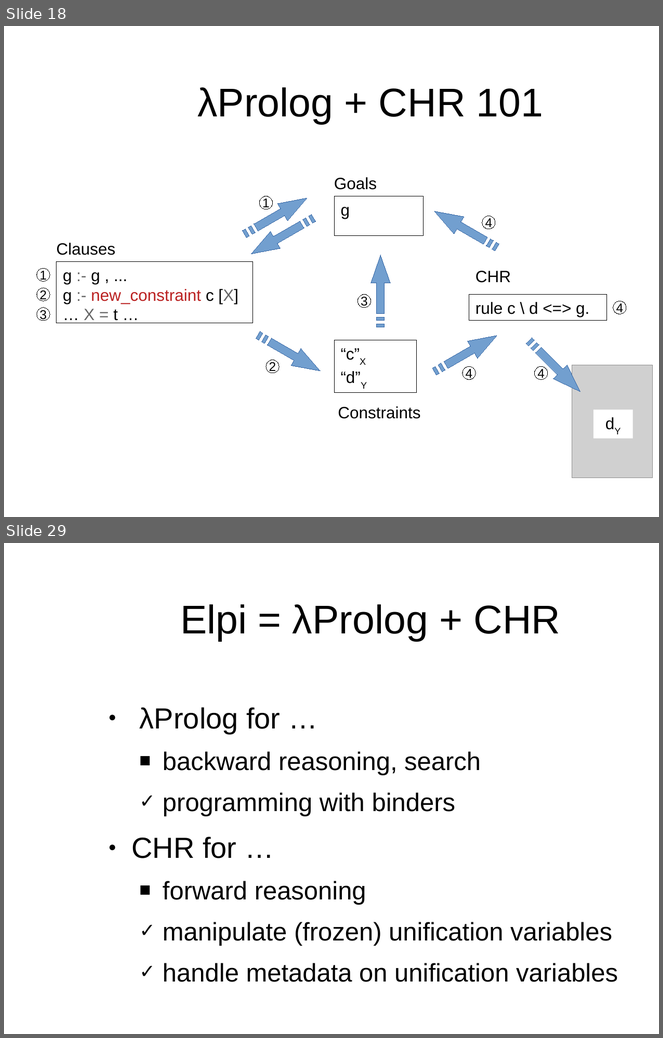
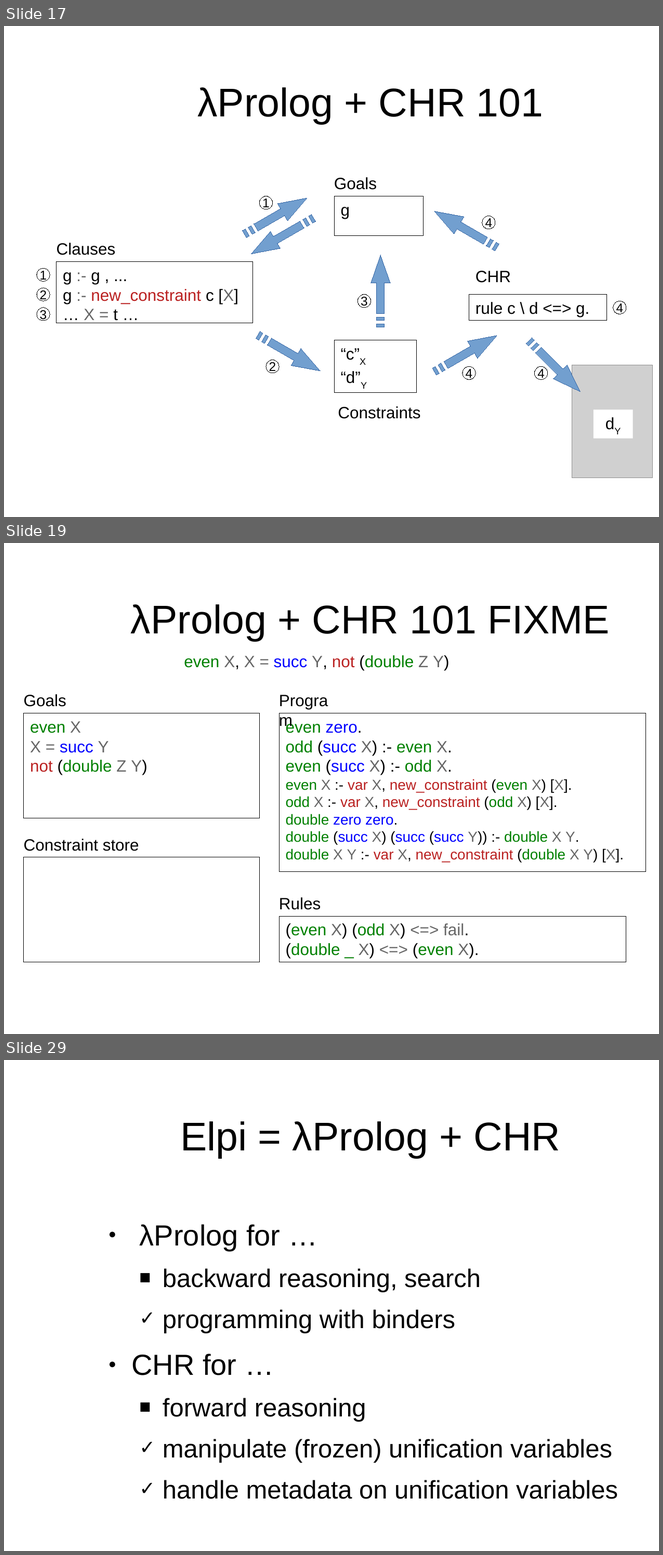
Before and after one commit to gares/mlws18, a slide deck: slides.odp. Shown one above the other, each under a label of ours: slides 18 and 29 before the commit, slides 17, 19 and 29 after it; the slides between them are not shown. The pictures are 663x1038 and 663x1555 pixels, drawn with LibreOffice and Linux fonts; fonts in the diff are those of the drawing; grey boxes stand for pictures; background and template pictures are left out. Boxes give left, top, right and bottom in pixels: in the first picture for what was removed or moved away, otherwise in the second. Text is boxed around its words. In the diff, an @@ line names an element or a change of style, - is before the commit and + after.

```diff
--- a/slides.odp
+++ b/slides.odp
@@ slide 19 added at [4, 543, 659, 1034], background #FFFFFF @@
@@ title added at [131, 604, 610, 641], 44 pt, text #000000 @@
+λProlog + CHR 101 FIXME
@@ text added at [184, 655, 450, 670], 18 pt, text #008000 @@
+even X, X = succ Y, not (double Z Y)
@@ text added at [24, 694, 66, 707], 18 pt, text #000000 @@
+Goals
@@ text added at [273, 687, 348, 730], 18 pt, text #000000 @@
+Program
@@ rectangle added at [24, 714, 259, 818], outline #000000 0 pt, 18 pt, text #008000 @@
+even X
+X = succ Y
+not (double Z Y)
@@ rectangle added at [279, 714, 646, 872], outline #000000 0 pt, 16 pt, text #008000 @@
+even zero.
+odd (succ X) :- even X.
+even (succ X) :- odd X.
+even X :- var X, new_constraint (even X) [X].
+odd X :- var X, new_constraint (odd X) [X].
+double zero zero.
+double (succ X) (succ (succ Y)) :- double X Y.
+double X Y :- var X, new_constraint (double X Y) [X].
@@ text added at [24, 839, 139, 851], 18 pt, text #000000 @@
+Constraint store
@@ rectangle added at [24, 858, 259, 962], outline #000000 0 pt @@
@@ text added at [279, 898, 321, 910], 18 pt, text #000000 @@
+Rules
@@ rectangle added at [279, 916, 626, 962], outline #000000 0 pt, 18 pt, text #008000 @@
+(even X) (odd X) <=> fail.
+(double _ X) <=> (even X).
@@ what was slide 18 is now slide 17 @@
```
Also in this commit, not shown: 14 slides changed, 1 slide removed.
